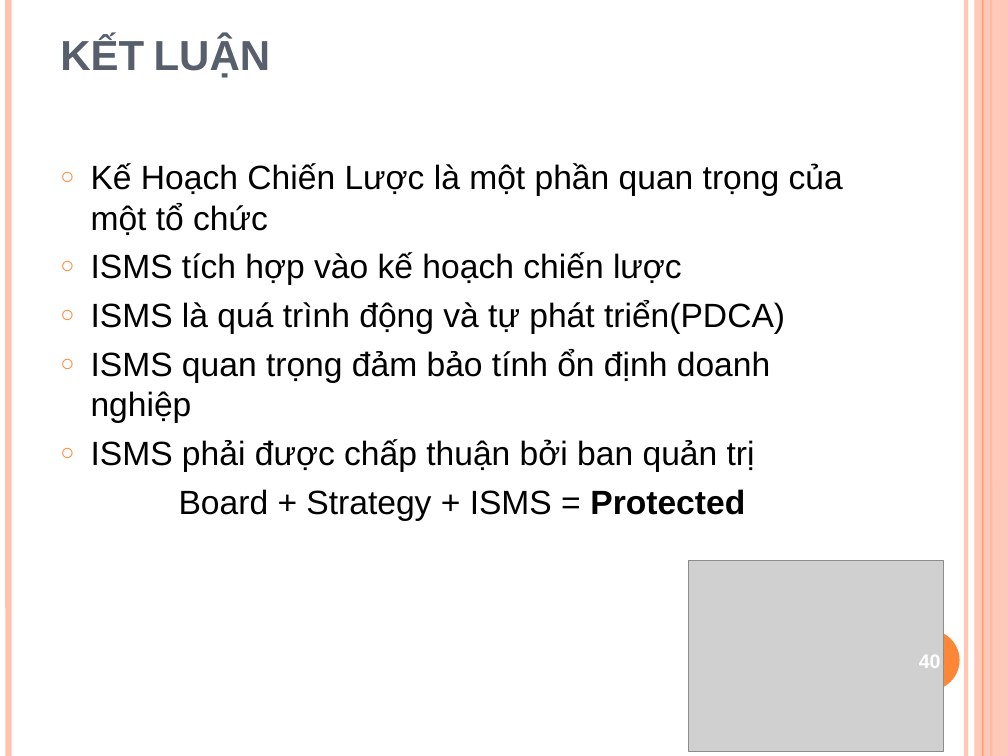
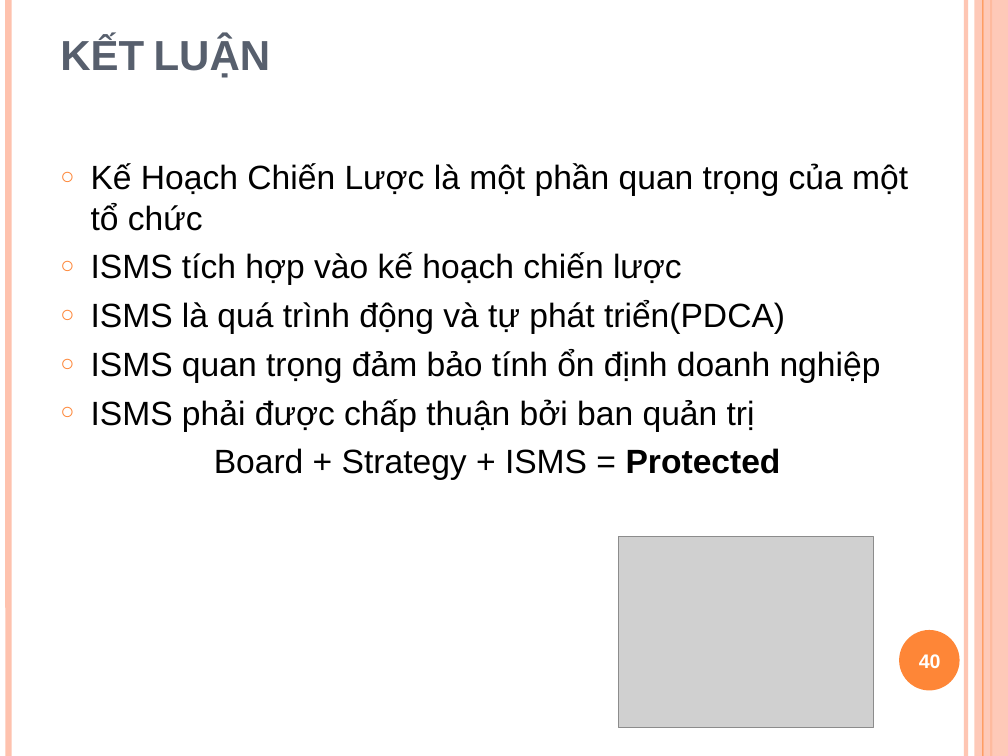
Before and after one commit to Alex7Huynh/iss-g5, a slide deck: slide 40 of ISMS/w6_Minh_Toan_ISMS.pptx. Drawn at 1008x756 pixels with LibreOffice and Linux fonts; fonts in the diff are those of the drawing; grey boxes stand for pictures. Boxes give left, top, right and bottom in pixels: in the first picture for what was removed or moved away, otherwise in the second. Text is boxed around its words. In the diff, an @@ line names an element or a change of style, - is before the commit and + after.

Commit message:
Update ISMS slide.

```diff
--- a/ISMS/w6_Minh_Toan_ISMS.pptx
+++ b/ISMS/w6_Minh_Toan_ISMS.pptx
@@ text "Kế Hoạch Chiến Lược là ..." rewrapped from (91, 163, 843, 521) to (91, 163, 908, 480) @@
@@ picture: place and size @@
-picture at (688, 560, 943, 752)
+picture at (619, 536, 874, 728)
```
Also in this commit, not shown: 18 other slides changed.
